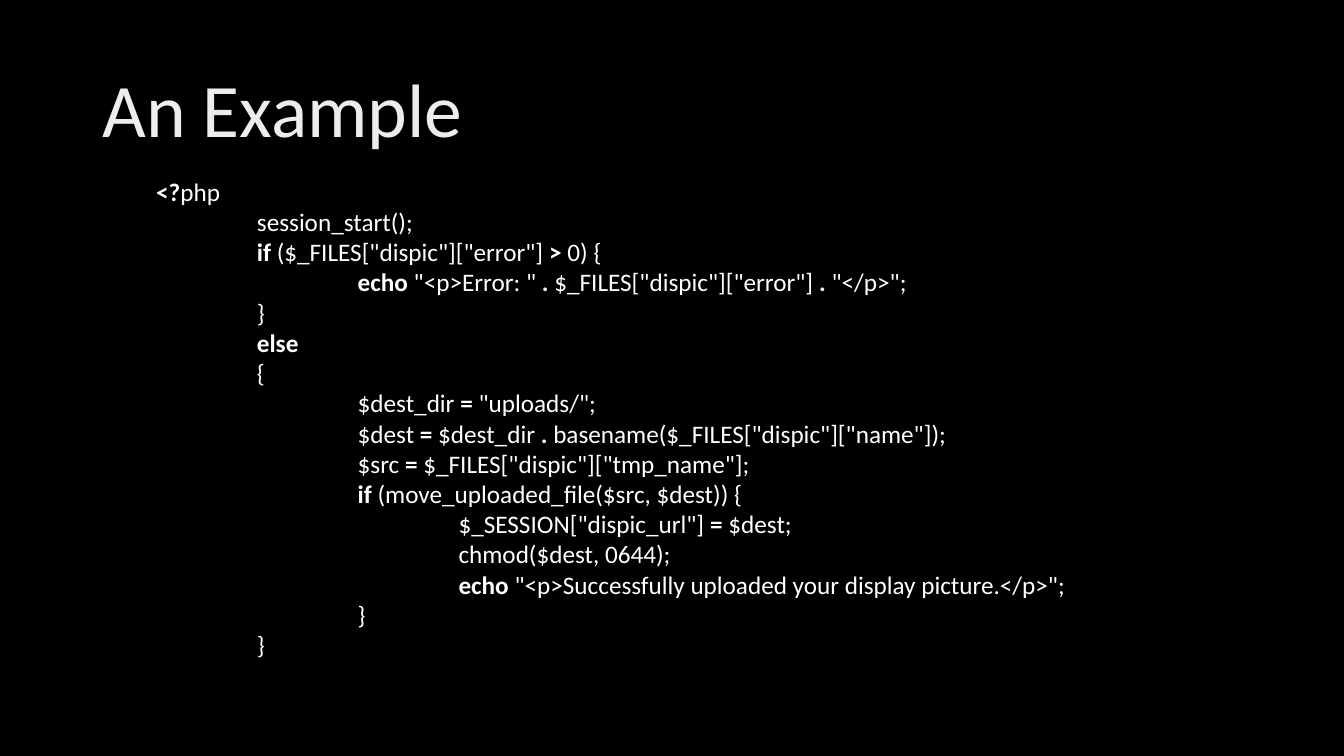
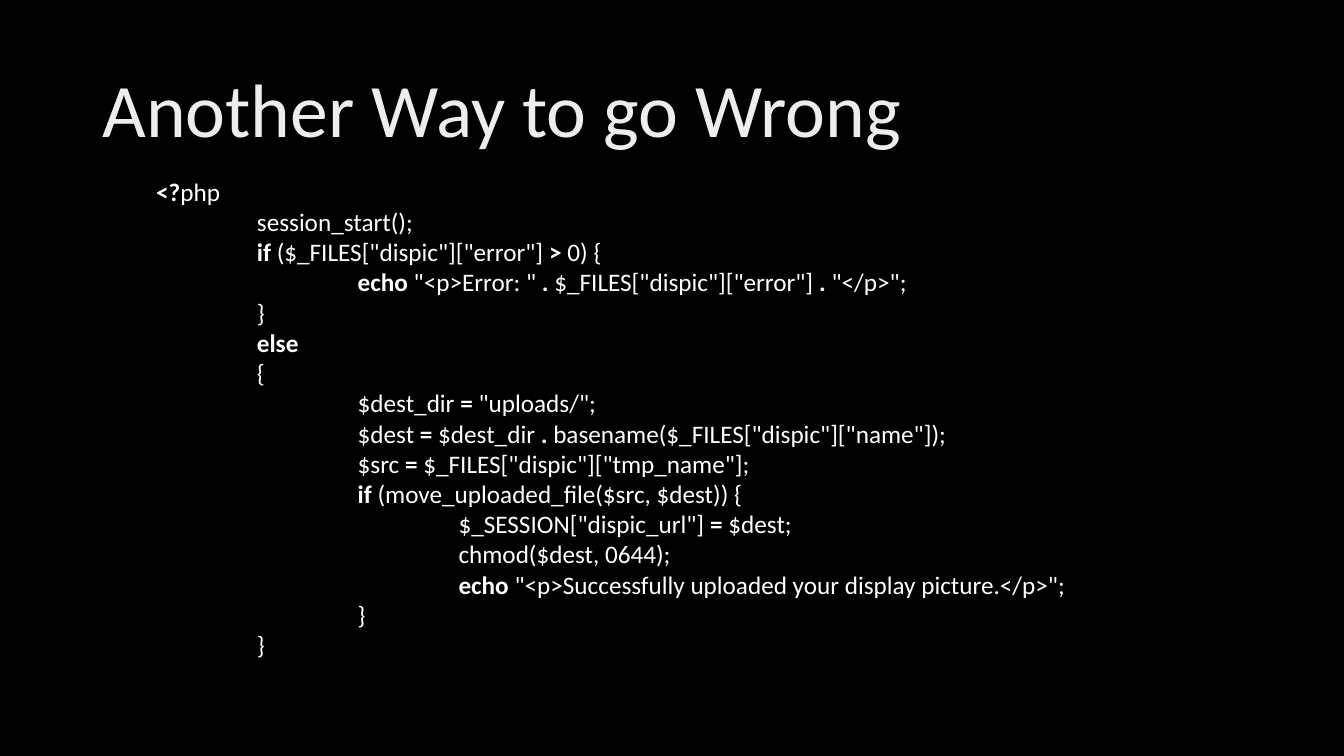
Before and after one commit to mserrano/talks, a slide deck: slide 38 of crashcourse-websec/slides.pptx (slide 11 before the commit). Drawn at 1344x756 pixels with LibreOffice and Linux fonts; fonts in the diff are those of the drawing; background and template pictures are left out. Boxes give left, top, right and bottom in pixels: in the first picture for what was removed or moved away, otherwise in the second. Text is boxed around its words. In the diff, an @@ line names an element or a change of style, - is before the commit and + after.

```diff
--- a/crashcourse-websec/slides.pptx
+++ b/crashcourse-websec/slides.pptx
@@ title at bbox=[102, 84, 901, 150]: text changed @@
-An Example
+Another Way to go Wrong
```
Also in this commit, not shown: 11 other slides changed, 2 slides added, 1 slide removed.
